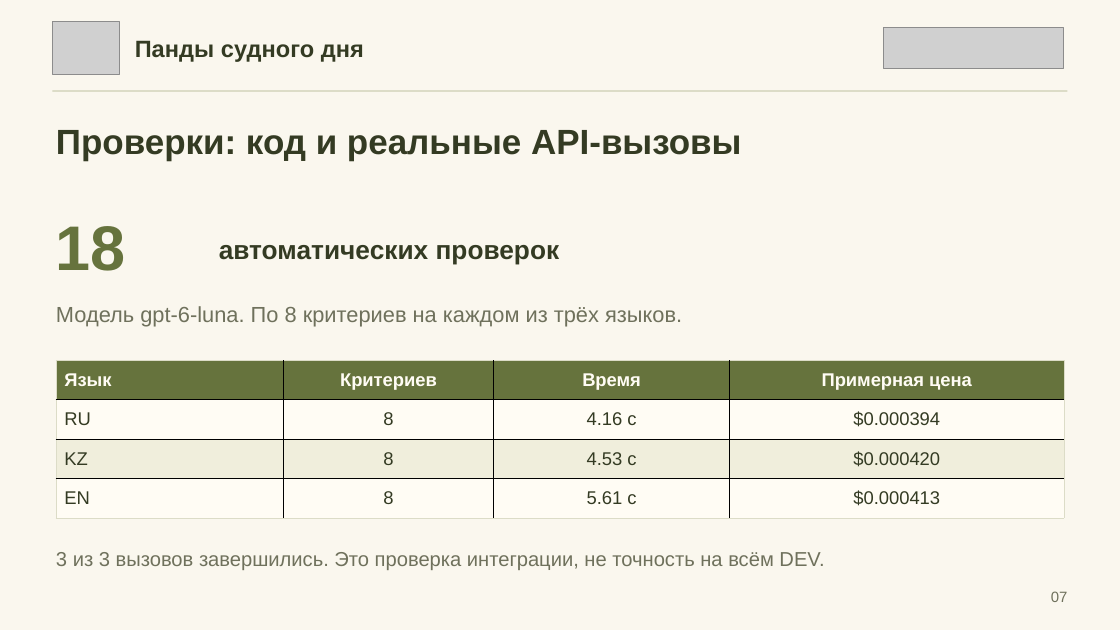
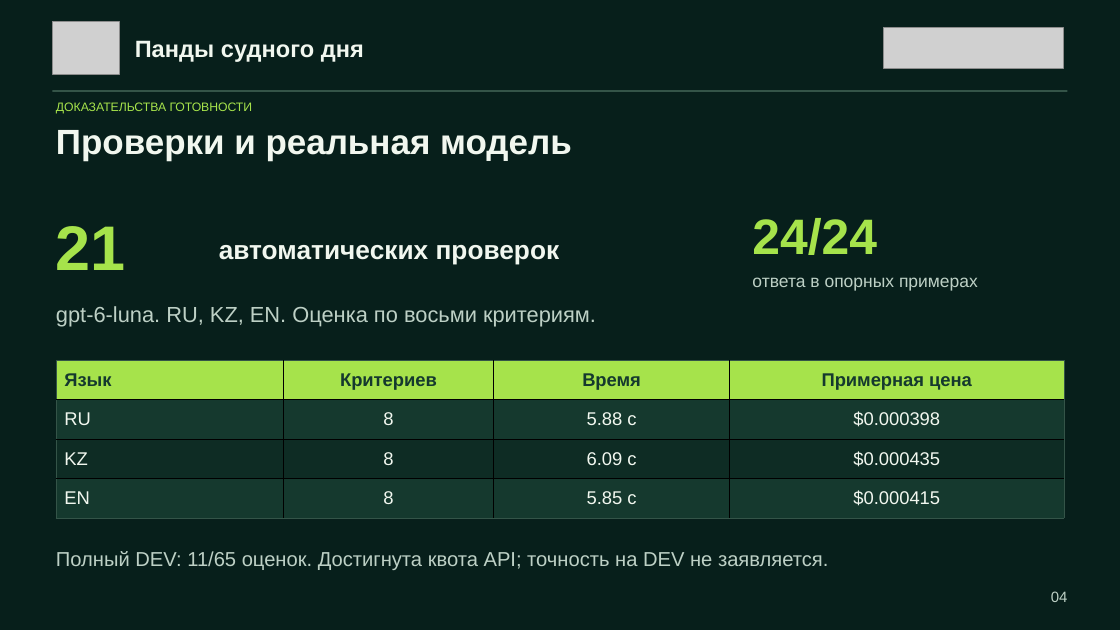
Before and after one commit to Aleks-48/panda-sudnogo-dnya., a slide deck: slide 4 of Анаис/presentation/Pandy_sudnogo_dnya_CQA.pptx (slide 7 before the commit). Drawn at 1120x630 pixels with LibreOffice and Linux fonts; fonts in the diff are those of the drawing; grey boxes stand for pictures. Boxes give left, top, right and bottom in pixels: in the first picture for what was removed or moved away, otherwise in the second. Text is boxed around its words. In the diff, an @@ line names an element or a change of style, - is before the commit and + after.

```diff
--- a/Анаис/presentation/Pandy_sudnogo_dnya_CQA.pptx
+++ b/Анаис/presentation/Pandy_sudnogo_dnya_CQA.pptx
@@ background #FAF7EE to #071F1B @@
@@ text "Панды судного дня" at <box>135,40,364,62</box>: text colour #343B23 to #F1F7EF @@
@@ rectangle at <box>52,90,1067,92</box>: fill #DCDCC7 to #345448 @@
@@ text added at <box>56,102,253,114</box>, 10.5 pt, text #A6E34B @@
+ДОКАЗАТЕЛЬСТВА ГОТОВНОСТИ
@@ text at <box>56,130,572,161</box>: text changed; text colour #343B23 to #F1F7EF @@
-Проверки: код и реальные API-вызовы
+Проверки и реальная модель
@@ text at <box>56,226,126,270</box>: text changed; text colour #66733D to #A6E34B @@
-18
+21
@@ text "автоматических проверок" at <box>219,245,560,265</box>: text colour #343B23 to #F1F7EF @@
@@ text added at <box>752,218,877,255</box>, 42.8 pt, text #A6E34B, bold @@
+24/24
@@ text added at <box>752,277,978,291</box>, 15 pt, text #BDD0C5 @@
+ответа в опорных примерах
@@ text at <box>56,306,596,327</box>: text changed; text colour #6F715C to #BDD0C5 @@
-Модель gpt-6-luna. По 8 критериев на каждом из трёх языков.
+gpt-6-luna. RU, KZ, EN. Оценка по восьми критериям.
@@ table at <box>56,360,1065,518</box> @@
-row 2, column 3: 4.16 с
+row 2, column 3: 5.88 с
-row 2, column 4: $0.000394
+row 2, column 4: $0.000398
-row 3, column 3: 4.53 с
+row 3, column 3: 6.09 с
-row 3, column 4: $0.000420
+row 3, column 4: $0.000435
-row 4, column 3: 5.61 с
+row 4, column 3: 5.85 с
-row 4, column 4: $0.000413
+row 4, column 4: $0.000415
@@ fill #66733D to #A6E34B in row 1 @@
@@ fill #FFFCF4 to #15392E in 8 cells @@
@@ fill #F0EEDC to #0E2C24 in row 3 @@
@@ text colour #FFFCF4 to #15392E in "Язык", "Критериев", "Время", "Примерная цена" @@
@@ text colour #343B23 to #F1F7EF in "RU", "8", "KZ", "8" and 2 more places @@
@@ borders changed @@
@@ text at <box>56,551,828,570</box>: text changed; text colour #6F715C to #BDD0C5 @@
-3 из 3 вызовов завершились. Это проверка интеграции, не точность на всём DEV.
+Полный DEV: 11/65 оценок. Достигнута квота API; точность на DEV не заявляется.
@@ text at <box>1051,591,1068,602</box>: text changed; text colour #6F715C to #BDD0C5 @@
-07
+04
```
Also in this commit, not shown: 4 other slides changed, 3 slides removed, 39 other files.
